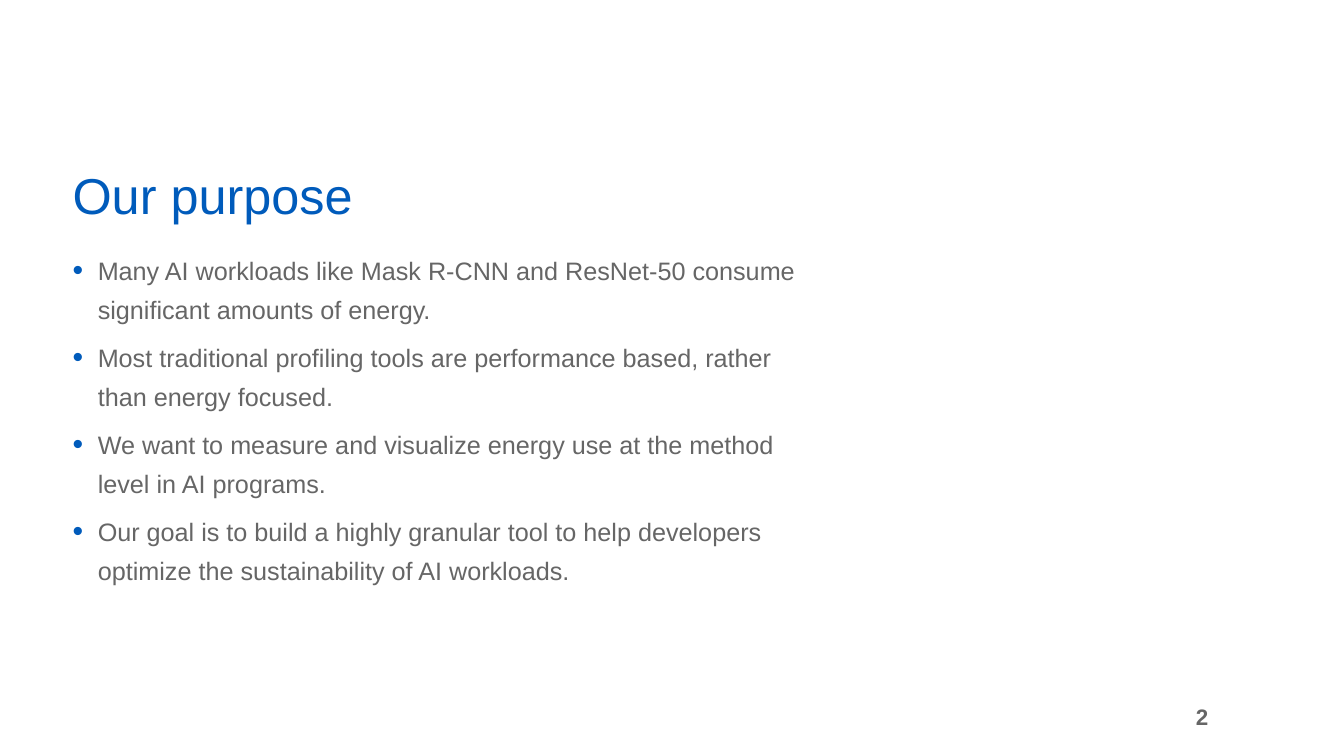
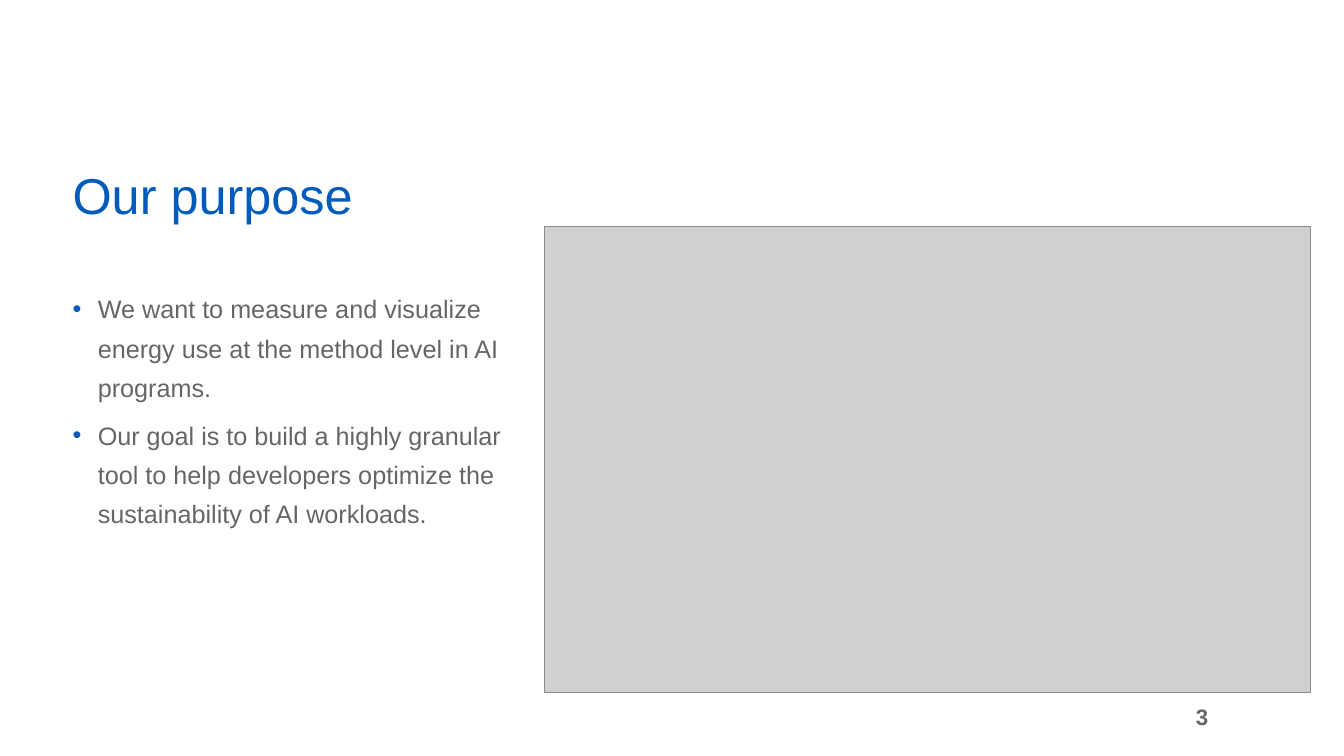
Before and after one commit to robmurr/AI-Energy-Optimization, a slide deck: slide 3 of Documentation/ELRAIENERGYOPTIMIZATIONPRESENTATION.pptx (slide 2 before the commit). Drawn at 1344x756 pixels with LibreOffice and Linux fonts; fonts in the diff are those of the drawing; grey boxes stand for pictures; background and template pictures are left out. Boxes give left, top, right and bottom in pixels: in the first picture for what was removed or moved away, otherwise in the second. Text is boxed around its words. In the diff, an @@ line names an element or a change of style, - is before the commit and + after.

Commit message:
updated ELR AI presentation

```diff
--- a/Documentation/ELRAIENERGYOPTIMIZATIONPRESENTATION.pptx
+++ b/Documentation/ELRAIENERGYOPTIMIZATIONPRESENTATION.pptx
@@ picture added at (544, 227, 1311, 693) @@
@@ text at (98, 262, 795, 411): paragraphs removed @@
-• Many AI workloads like Mask R-CNN and ResNet-50 consume significant amounts of energy.
-• Most traditional profiling tools are performance based, rather than energy focused.
@@ page number at (1196, 709, 1208, 725): text changed @@
-2
+3
```
Also in this commit, not shown: 2 other slides changed, 21 slides added, 20 slides removed.
